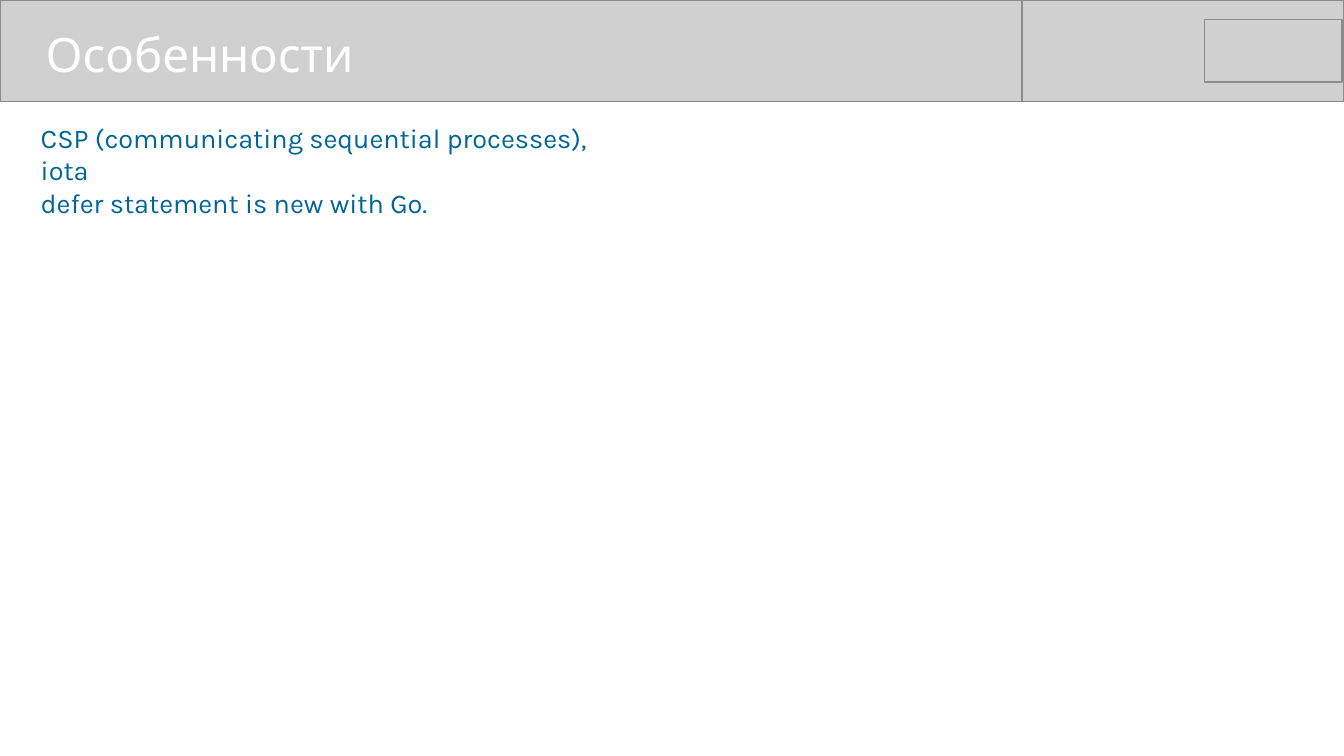
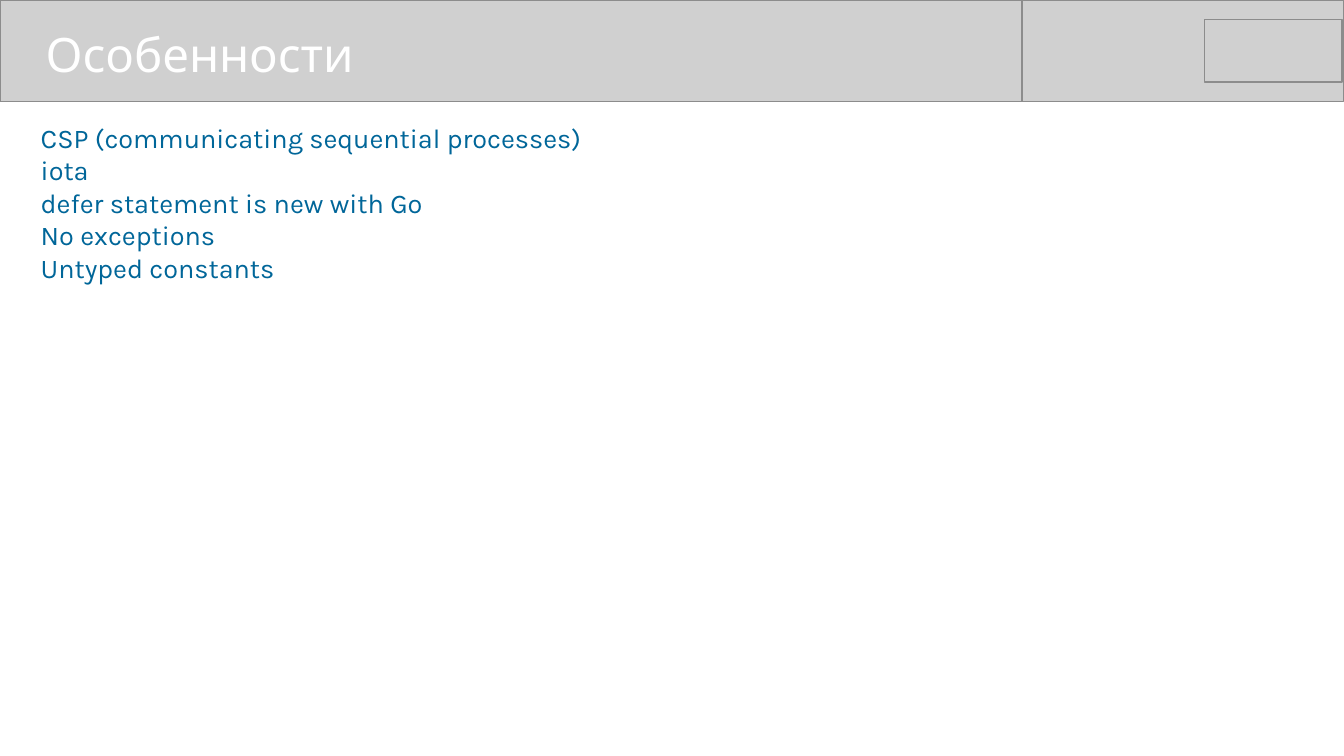
Before and after one commit to mike-shock/Go_language, a slide deck: slide 6 of Go_Intro.odp. Drawn at 1344x756 pixels with LibreOffice and Linux fonts; fonts in the diff are those of the drawing; grey boxes stand for pictures. Boxes give left, top, right and bottom in pixels: in the first picture for what was removed or moved away, otherwise in the second. Text is boxed around its words. In the diff, an @@ line names an element or a change of style, - is before the commit and + after.

```diff
--- a/Go_Intro.odp
+++ b/Go_Intro.odp
@@ text at <box>41,128,581,154</box>: text changed @@
-CSP (communicating sequential processes),
+CSP (communicating sequential processes)
@@ text at <box>41,194,422,284</box>: text changed @@
-defer statement is new with Go.
+defer statement is new with Go
+No exceptions
+Untyped constants
```
Also in this commit, not shown: 12 other slides changed.
